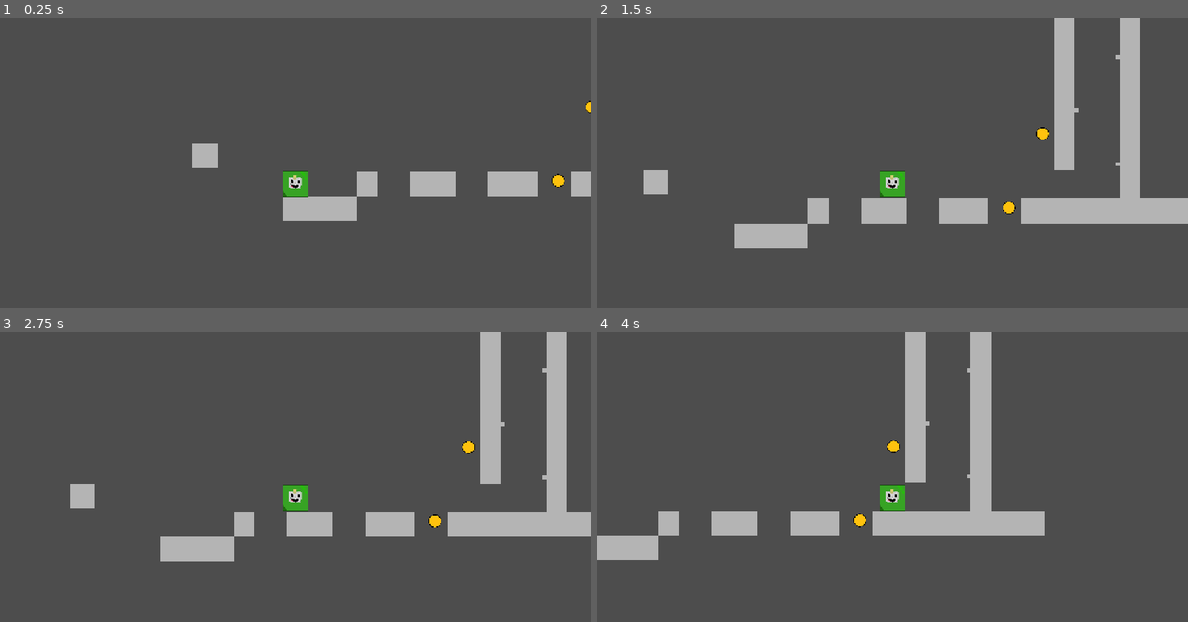
Above: before the commit, frames 1-4 (two rows, left to right).
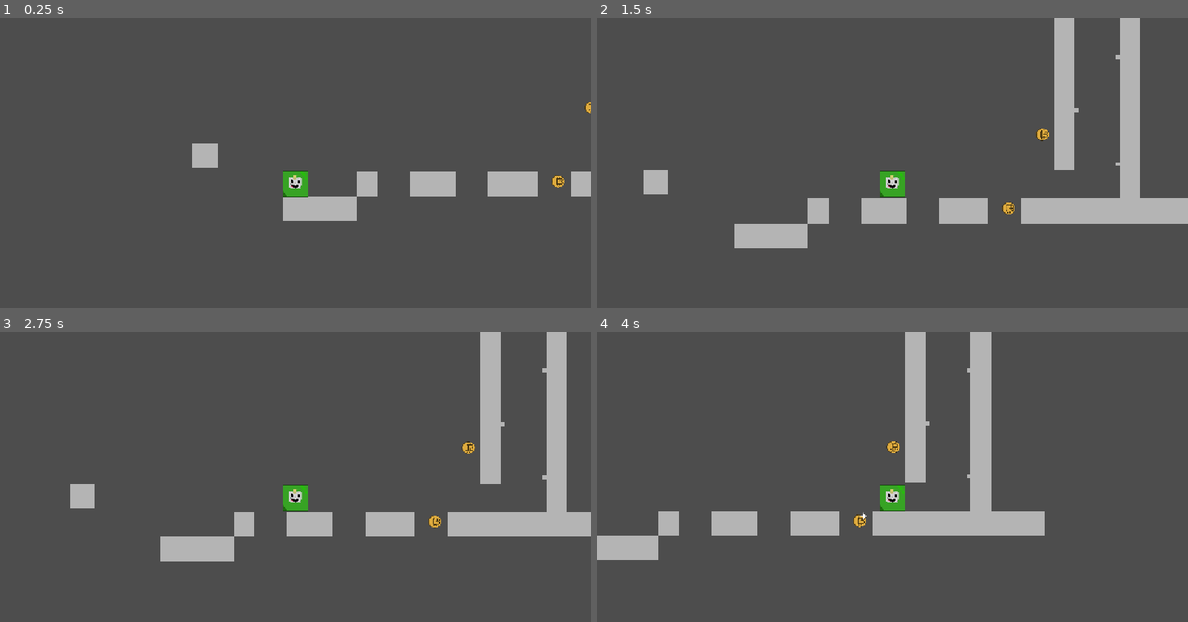
Above: after the commit, the same moments.

Repository: Tdem1/Haven-2026-Bounce-Back-Game-The-game
Game: Godot game, scene res://main.tscn
Two runs of this game, one before a commit and one after it. Both use one fixed random seed, a clock stepped at 60 frames per second and the inputs below.
Inputs:
- Up to frame 1 (0.25 s): no input
- Up to frame 2 (1.5 s): tap Enter (ui_accept) at 0.5, 0.77 s; hold D (right) from 0.53 s (still down)
- Up to frame 3 (2.75 s): tap Enter (ui_accept) at 1.52 s; release D (right) at 2.03 s; hold A (left) from 2.03 s (still down)
- Up to frame 4 (4 s): release A (left) at 2.78 s; hold D (right) from 2.78 s (still down); tap Enter (ui_accept) at 3.02, 3.77 s

The runs differ from the first frame. In frame 1, 0.1% of the frame differs, in the area x 93-100%, y 28-59%; in frame 2, 0.2%; in frame 3, 0.2%; in frame 4, 0.2%, in the area x 43-52%, y 37-68%.

Commit message:
Made the coins sparkle

Diff:
--- a/bounce-back-godot/coin.tscn
+++ b/bounce-back-godot/coin.tscn
@@ -1,14 +1,17 @@
 [gd_scene format=3 uid="uid://d2g5r2lv8mcfn"]
 
-[ext_resource type="Texture2D" uid="uid://dw0qdbpewssdn" path="res://images/coin.png" id="1_d5gmh"]
+[ext_resource type="Texture2D" uid="uid://bsgjmm06e02dy" path="res://images/(bit)coin.png" id="1_d5gmh"]
+[ext_resource type="Texture2D" uid="uid://bjpc4sjk5et28" path="res://images/(bit)coinSparkle.png" id="2_0t63x"]
 
 [sub_resource type="GDScript" id="GDScript_1bvp3"]
 script/source = "extends Area2D
 
 signal get_coin
-
+var rand=RandomNumberGenerator.new()
 # Called when the node enters the scene tree for the first time.
 func _ready() -> void:
+	await get_tree().create_timer(rand.randf_range(0,1)).timeout
+	$Sprite2D.play()
 	pass # Replace with function body.
 
 
@@ -24,6 +27,20 @@
 	queue_free()
 "
 
+[sub_resource type="SpriteFrames" id="SpriteFrames_eae6q"]
+animations = [{
+"frames": [{
+"duration": 5.0,
+"texture": ExtResource("1_d5gmh")
+}, {
+"duration": 1.0,
+"texture": ExtResource("2_0t63x")
+}],
+"loop": 1,
+"name": &"default",
+"speed": 5.0
+}]
+
 [sub_resource type="CircleShape2D" id="CircleShape2D_eae6q"]
 radius = 25.079872
 
@@ -31,9 +48,9 @@
 collision_layer = 0
 script = SubResource("GDScript_1bvp3")
 
-[node name="Sprite2D" type="Sprite2D" parent="." unique_id=688350087]
-scale = Vector2(0.5, 0.5)
-texture = ExtResource("1_d5gmh")
+[node name="Sprite2D" type="AnimatedSprite2D" parent="." unique_id=1457645822]
+scale = Vector2(0.6, 0.6)
+sprite_frames = SubResource("SpriteFrames_eae6q")
 
 [node name="CollisionShape2D" type="CollisionShape2D" parent="." unique_id=605632141]
 shape = SubResource("CircleShape2D_eae6q")
Not shown, added: bounce-back-godot/images/(bit)coin.png.import
Binary file added: bounce-back-godot/images/(bit)coinSparkle.png
Not shown, added: bounce-back-godot/images/(bit)coinSparkle.png.import
Not shown, added: bounce-back-godot/images/floor.png.import
Not shown, added: bounce-back-godot/images/pixil-frame-0 (8).png.import
Not shown, added: bounce-back-godot/coin.tscn16205711705.tmp
Not shown, added: bounce-back-godot/coin.tscn16398245630.tmp
Not shown, added: bounce-back-godot/coin.tscn16408350183.tmp
Not shown, added: bounce-back-godot/coin.tscn16483365631.tmp
Not shown, added: bounce-back-godot/coin.tscn16543368327.tmp
Not shown, added: bounce-back-godot/coin.tscn16599537197.tmp
